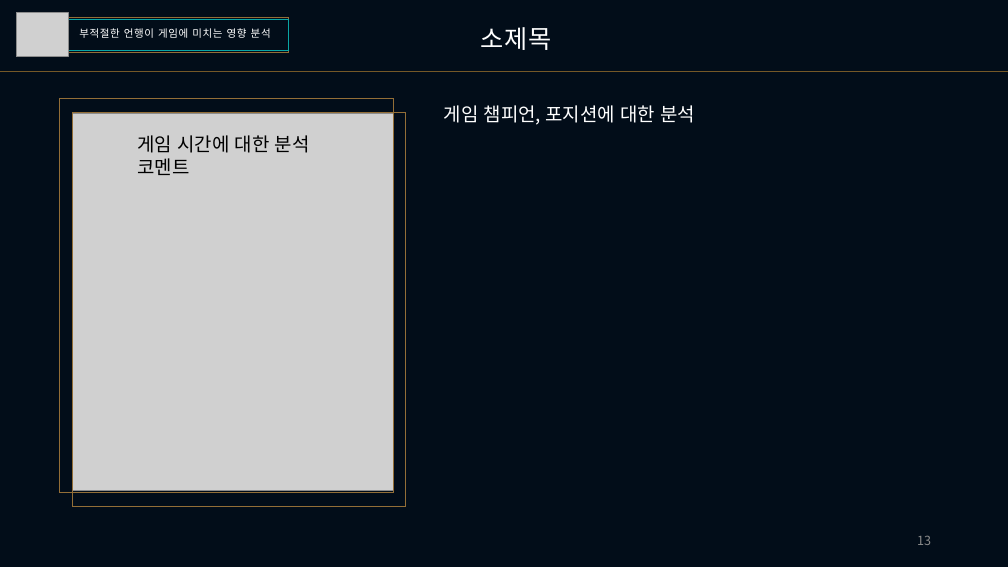
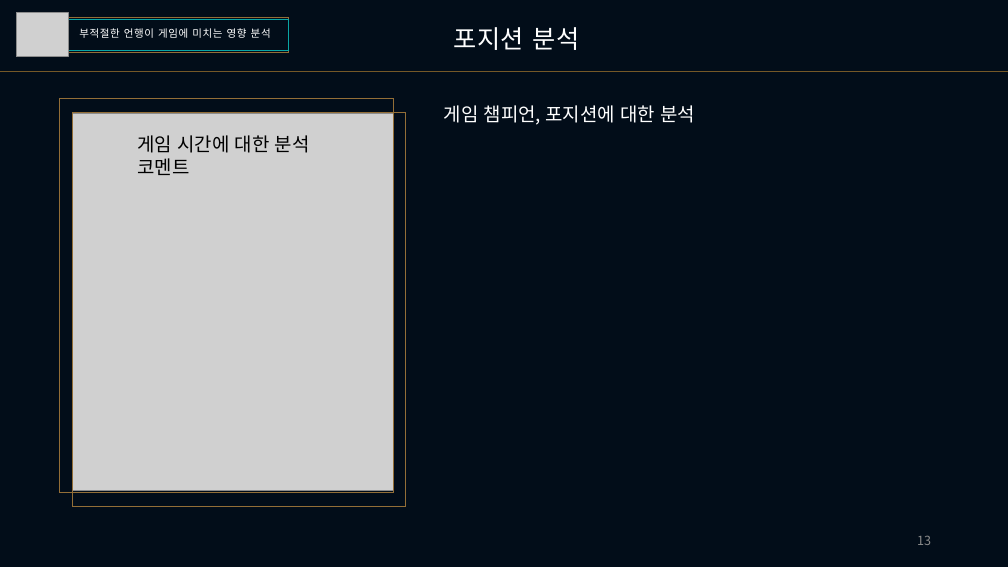
Before and after one commit to Heoquixote/lol_curse_winrate, a slide deck: slide 13 of 220704/220704_EDA_왓고컴코_PPT_V2.pptx. Drawn at 1008x567 pixels with LibreOffice and Linux fonts; fonts in the diff are those of the drawing; grey boxes stand for pictures. Boxes give left, top, right and bottom in pixels: in the first picture for what was removed or moved away, otherwise in the second. Text is boxed around its words. In the diff, an @@ line names an element or a change of style, - is before the commit and + after.

```diff
--- a/220704/220704_EDA_왓고컴코_PPT_V2.pptx
+++ b/220704/220704_EDA_왓고컴코_PPT_V2.pptx
@@ text at bbox=[453, 27, 579, 50]: text changed @@
-소제목
+포지션 분석
```
Also in this commit, not shown: 1 other slide changed, 1 slide added, 1 other file.
